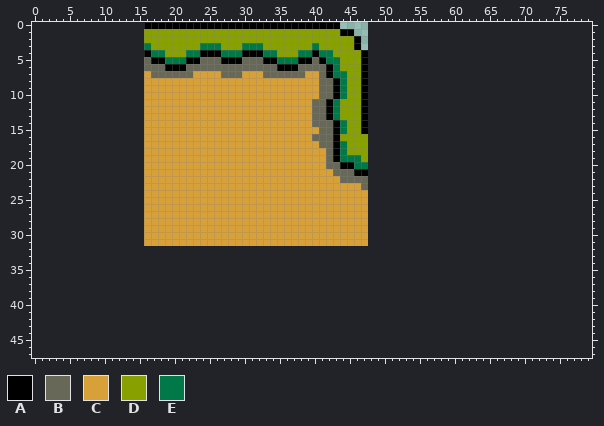
Two versions of one sprite sheet, assets/images/map/tile_set.png. The picture above was drawn from the file before the commit.
The file is 32x32 pixels. The old version is drawn lined up with the new one, on the new canvas.
Palette (. is transparent): A #000000  B #686858  C #d8a038  D #88a000  E #007848
Pixels before (only the part around the change), first column x 0:
 0 ................AAAAAAAAAAAAAAAAAAAAAAAAAAAA....................................
 1 ................DDDDDDDDDDDDDDDDDDDDDDDDDDDDAA..................................
 2 ................DDDDDDDDDDDDDDDDDDDDDDDDDDDDDDA.................................
 3 ................EDDDDDDDEEEDDDEEEDDDDDDDEDDDDDA.................................
 4 ................AEEDDDEEAAAEEEAAAEEDDDEEAEEDDDDA................................
 5 ................BAAEEEAABBBAAABBBAAEEEAABAEEDDDA................................
 6 ................BBBAAABBBBBBBBBBBBBAAABBBBAEDDDA................................
 7 ................CBBBBBBCCCCBBBCCCBBBBBBCCBAEEDDA................................
 8 ................CCCCCCCCCCCCCCCCCCCCCCCCCBBAEDDA................................
 9 ................CCCCCCCCCCCCCCCCCCCCCCCCCBBAEDDA................................
10 ................CCCCCCCCCCCCCCCCCCCCCCCCCBBAEDDA................................
11 ................CCCCCCCCCCCCCCCCCCCCCCCCBBAEDDDA................................
12 ................CCCCCCCCCCCCCCCCCCCCCCCCBBAEDDDA................................
13 ................CCCCCCCCCCCCCCCCCCCCCCCCBBAEDDDA................................
14 ................CCCCCCCCCCCCCCCCCCCCCCCCBBBAEDDA................................
15 ................CCCCCCCCCCCCCCCCCCCCCCCCCBBAEDDA................................
16 ................CCCCCCCCCCCCCCCCCCCCCCCCBBBADDDD................................
17 ................CCCCCCCCCCCCCCCCCCCCCCCCCBBAEDDD................................
18 ................CCCCCCCCCCCCCCCCCCCCCCCCCCBAEDDD................................
19 ................CCCCCCCCCCCCCCCCCCCCCCCCCCBAEEED................................
20 ................CCCCCCCCCCCCCCCCCCCCCCCCCCBBAAEE................................
21 ................CCCCCCCCCCCCCCCCCCCCCCCCCCCBBBAA................................
22 ................CCCCCCCCCCCCCCCCCCCCCCCCCCCCBBBB................................
23 ................CCCCCCCCCCCCCCCCCCCCCCCCCCCCCCCB................................
24 ................CCCCCCCCCCCCCCCCCCCCCCCCCCCCCCCC................................
25 ................CCCCCCCCCCCCCCCCCCCCCCCCCCCCCCCC................................
26 ................CCCCCCCCCCCCCCCCCCCCCCCCCCCCCCCC................................
27 ................CCCCCCCCCCCCCCCCCCCCCCCCCCCCCCCC................................
28 ................CCCCCCCCCCCCCCCCCCCCCCCCCCCCCCCC................................
29 ................CCCCCCCCCCCCCCCCCCCCCCCCCCCCCCCC................................
30 ................CCCCCCCCCCCCCCCCCCCCCCCCCCCCCCCC................................
31 ................CCCCCCCCCCCCCCCCCCCCCCCCCCCCCCCC................................
32 ................................................................................
33 ................................................................................
34 ................................................................................
35 ................................................................................
36 ................................................................................
37 ................................................................................
38 ................................................................................
39 ................................................................................
40 ................................................................................
41 ................................................................................
42 ................................................................................
43 ................................................................................
44 ................................................................................
45 ................................................................................
46 ................................................................................
47 ................................................................................
And afterwards:
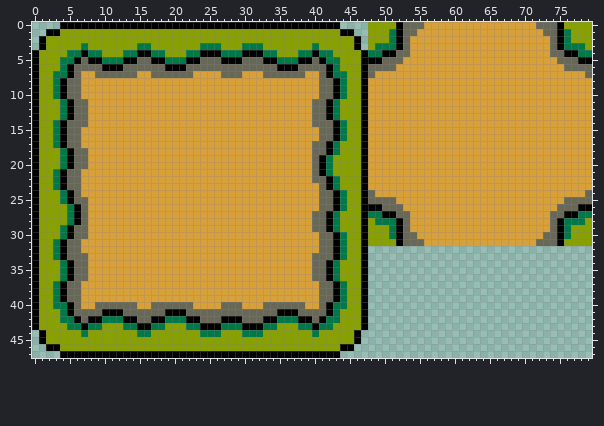
The exact change:
canvas 32x32 -> 80x48, the old top-left corner now at 16,0
y 0: x 4..15 ............ -> AAAAAAAAAAAA; x 48..79 ................................ -> DDDDABBBCCCCCCCCCCCCCCCCBBBADDDD
y 1: x 2..15 .............. -> AADDDDDDDDDDDD; x 48..79 ................................ -> DDDEABBCCCCCCCCCCCCCCCCCCBBAEDDD
y 2: x 1..15 ............... -> ADDDDDDDDDDDDDD; x 48..79 ................................ -> DDDEABCCCCCCCCCCCCCCCCCCCCBAEDDD
y 3: x 1..15 ............... -> ADDDDDEDDDDDDDE; x 48..79 ................................ -> DEEEABCCCCCCCCCCCCCCCCCCCCBAEEED
y 4: x 0..15 ................ -> ADDDDEEAEEDDDEEA; x 48..79 ................................ -> EEAABBCCCCCCCCCCCCCCCCCCCCBBAAEE
y 5: x 0..15 ................ -> ADDDEEABAAEEEAAB; x 48..79 ................................ -> AABBBCCCCCCCCCCCCCCCCCCCCCCBBBAA
y 6: x 0..15 ................ -> ADDDEABBBBAAABBB; x 48..79 ................................ -> BBBBCCCCCCCCCCCCCCCCCCCCCCCCBBBB
y 7: x 0..15 ................ -> ADDEEABCCBBBBBBC; x 48..79 ................................ -> BCCCCCCCCCCCCCCCCCCCCCCCCCCCCCCB
y 8..10: x 0..15 ................ -> ADDEABBCCCCCCCCC; x 48..79 ................................ -> CCCCCCCCCCCCCCCCCCCCCCCCCCCCCCCC
y 11..13: x 0..15 ................ -> ADDDEABBCCCCCCCC; x 48..79 ................................ -> CCCCCCCCCCCCCCCCCCCCCCCCCCCCCCCC
y 14: x 0..15 ................ -> ADDEABBBCCCCCCCC; x 48..79 ................................ -> CCCCCCCCCCCCCCCCCCCCCCCCCCCCCCCC
y 15: x 0..15 ................ -> ADDEABBCCCCCCCCC; x 48..79 ................................ -> CCCCCCCCCCCCCCCCCCCCCCCCCCCCCCCC
y 16: x 0..15 ................ -> ADDEABBCCCCCCCCC; x 40 B -> C; x 44 D -> E; x 47..79 D................................ -> ACCCCCCCCCCCCCCCCCCCCCCCCCCCCCCCC
y 17: x 0..15 ................ -> ADDEABBCCCCCCCCC; x 40 C -> B; x 42..44 BAE -> AED; x 47..79 D................................ -> ACCCCCCCCCCCCCCCCCCCCCCCCCCCCCCCC
y 18: x 0..15 ................ -> ADDDEABBCCCCCCCC; x 40..44 CCBAE -> BBAED; x 47..79 D................................ -> ACCCCCCCCCCCCCCCCCCCCCCCCCCCCCCCC
y 19: x 0..15 ................ -> ADDDEABBCCCCCCCC; x 40..79 CCBAEEED................................ -> BAEDDDDACCCCCCCCCCCCCCCCCCCCCCCCCCCCCCCC
y 20: x 0..15 ................ -> ADDDEABBCCCCCCCC; x 40..79 CCBBAAEE................................ -> BAEDDDDACCCCCCCCCCCCCCCCCCCCCCCCCCCCCCCC
y 21: x 0..15 ................ -> ADDEABBCCCCCCCCC; x 40..46 CCCBBBA -> BAEDDDD; x 48..79 ................................ -> CCCCCCCCCCCCCCCCCCCCCCCCCCCCCCCC
y 22: x 0..15 ................ -> ADDEABBCCCCCCCCC; x 40..79 CCCCBBBB................................ -> BBAEDDDACCCCCCCCCCCCCCCCCCCCCCCCCCCCCCCC
y 23: x 0..15 ................ -> ADDEABBCCCCCCCCC; x 41..79 CCCCCCB................................ -> BAEDDDACCCCCCCCCCCCCCCCCCCCCCCCCCCCCCCC
y 24: x 0..15 ................ -> ADDDEABCCCCCCCCC; x 41..79 CCCCCCC................................ -> BBAEDDABCCCCCCCCCCCCCCCCCCCCCCCCCCCCCCB
y 25: x 0..15 ................ -> ADDDEABBCCCCCCCC; x 41..79 CCCCCCC................................ -> BBAEDDABBBBCCCCCCCCCCCCCCCCCCCCCCCCBBBB
y 26: x 0..15 ................ -> ADDDDEABCCCCCCCC; x 41..79 CCCCCCC................................ -> BBAEDDAAABBBCCCCCCCCCCCCCCCCCCCCCCBBBAA
y 27: x 0..15 ................ -> ADDDDEABCCCCCCCC; x 40..79 CCCCCCCC................................ -> BBAEDDDAEEAABBCCCCCCCCCCCCCCCCCCCCBBAAEE
y 28: x 0..15 ................ -> ADDDDEABCCCCCCCC; x 40..79 CCCCCCCC................................ -> BBAEDDDADEEEABCCCCCCCCCCCCCCCCCCCCBAEEED
y 29: x 0..15 ................ -> ADDDEABBCCCCCCCC; x 40..79 CCCCCCCC................................ -> BBAEDDDADDDEABCCCCCCCCCCCCCCCCCCCCBAEDDD
y 30: x 0..15 ................ -> ADDDEABBCCCCCCCC; x 41..79 CCCCCCC................................ -> BBAEDDADDDEABBCCCCCCCCCCCCCCCCCCBBAEDDD
y 31: x 0..15 ................ -> ADDEABBCCCCCCCCC; x 41..79 CCCCCCC................................ -> BBAEDDADDDDABBBCCCCCCCCCCCCCCCCBBBADDDD
y 32: x 0..47 ................................................ -> ADDEABBCCCCCCCCCCCCCCCCCCCCCCCCCCCCCCCCCCBBAEDDA
y 33: x 0..47 ................................................ -> ADDEABBBCCCCCCCCCCCCCCCCCCCCCCCCCCCCCCCCBBBAEDDA
y 34..36: x 0..47 ................................................ -> ADDDEABBCCCCCCCCCCCCCCCCCCCCCCCCCCCCCCCCBBAEDDDA
y 37..39: x 0..47 ................................................ -> ADDEABBCCCCCCCCCCCCCCCCCCCCCCCCCCCCCCCCCCBBAEDDA
y 40: x 0..47 ................................................ -> ADDEEABCCBBBBBBCCBBBBBBCCCCBBBCCCBBBBBBCCBAEEDDA
y 41: x 0..47 ................................................ -> ADDDEABBBBAAABBBBBBAAABBBBBBBBBBBBBAAABBBBAEDDDA
y 42: x 0..47 ................................................ -> ADDDEEABAAEEEAABBAAEEEAABBBAAABBBAAEEEAABAEEDDDA
y 43: x 0..47 ................................................ -> ADDDDEEAEEDDDEEAAEEDDDEEAAAEEEAAAEEDDDEEAEEDDDDA
y 44: x 1..46 .............................................. -> ADDDDDEDDDDDDDEEDDDDDDDEEEDDDEEEDDDDDDDEDDDDDA
y 45: x 1..46 .............................................. -> ADDDDDDDDDDDDDDDDDDDDDDDDDDDDDDDDDDDDDDDDDDDDA
y 46: x 2..45 ............................................ -> AADDDDDDDDDDDDDDDDDDDDDDDDDDDDDDDDDDDDDDDDAA
y 47: x 4..43 ........................................ -> AAAAAAAAAAAAAAAAAAAAAAAAAAAAAAAAAAAAAAAA
Boxes around the changes in both pictures, in picture pixels (x1, y1, x2, y2):
changed: (32, 22, 592, 358)
